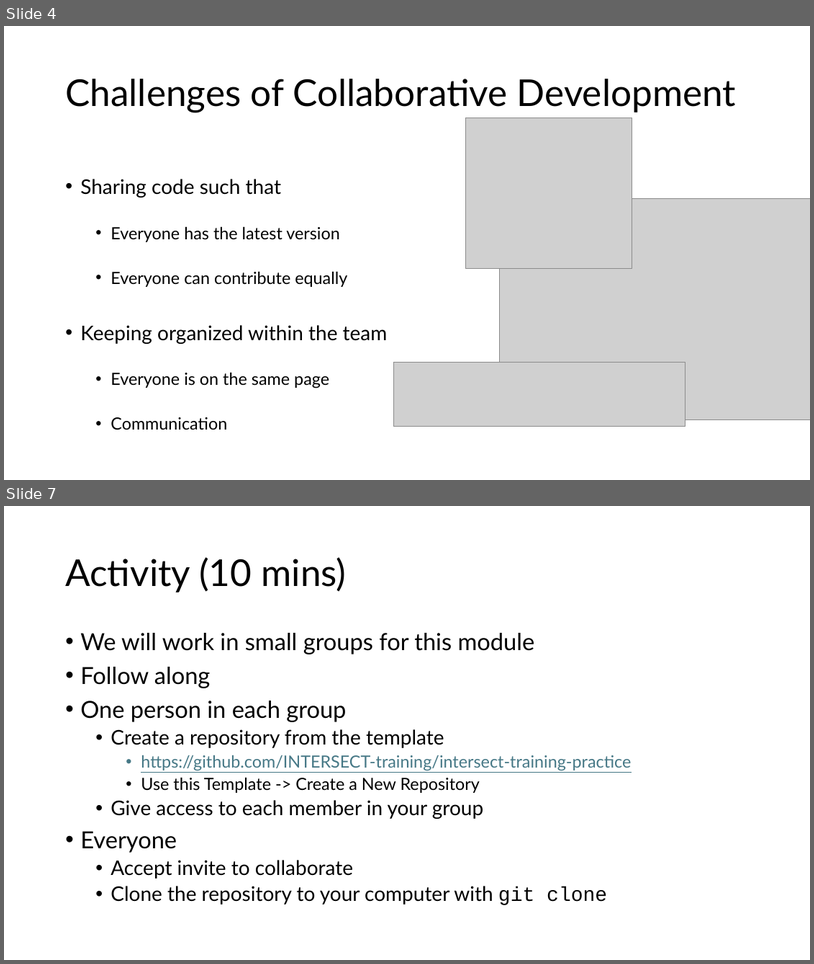
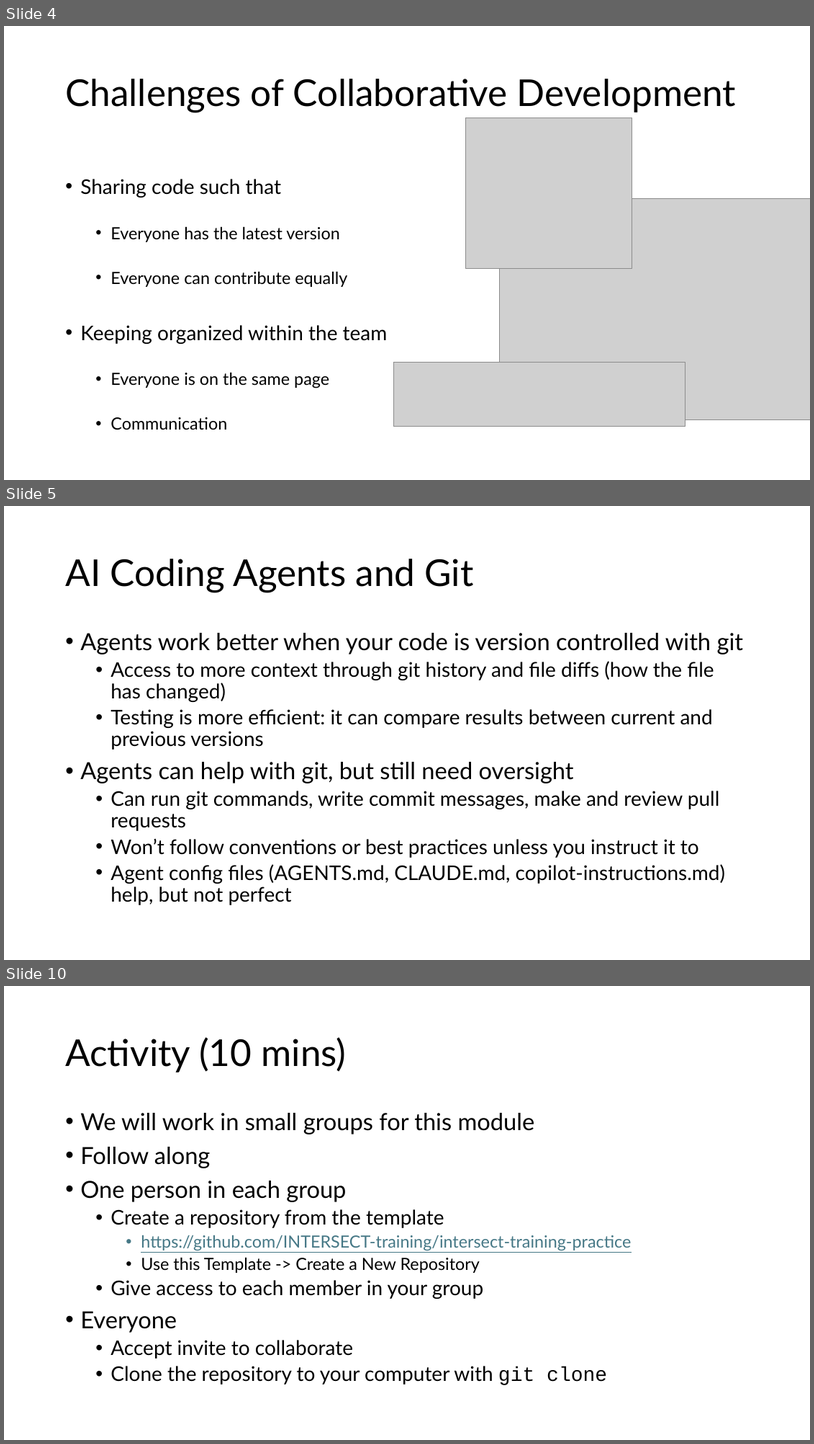
Before and after one commit to INTERSECT-training/collaborative-git, a slide deck: presentations/CollaborativeGit.pptx. Shown one above the other, each under a label of ours: slides 4 and 7 before the commit, slides 4, 5 and 10 after it; the slides between them are not shown. The pictures are 814x964 and 814x1444 pixels, drawn with LibreOffice and Linux fonts; fonts in the diff are those of the drawing; grey boxes stand for pictures; background and template pictures are left out. Boxes give left, top, right and bottom in pixels: in the first picture for what was removed or moved away, otherwise in the second. Text is boxed around its words. In the diff, an @@ line names an element or a change of style, - is before the commit and + after.

```diff
--- a/presentations/CollaborativeGit.pptx
+++ b/presentations/CollaborativeGit.pptx
@@ slide 5 added at <box>4,506,810,960</box>, background #FFFFFF @@
@@ title added at <box>65,559,474,592</box>, 44 pt, text #000000 @@
+AI Coding Agents and Git
@@ text added at <box>80,633,743,905</box>, 24 pt, text #000000 @@
+• Agents work better when your code is version controlled with git
+  • Access to more context through git history and file diffs (how the file has changed)
+  • Testing is more efficient: it can compare results between current and previous versions
+• Agents can help with git, but still need oversight
+  • Can run git commands, write commit messages, make and review pull requests
+  • Won’t follow conventions or best practices unless you instruct it to
+  • Agent config files (AGENTS.md, CLAUDE.md, copilot-instructions.md) help, but not perfect
@@ what was slide 7 is now slide 10 @@
```
Also in this commit, not shown: 4 slides changed, 4 other slides added, 1 other file.
